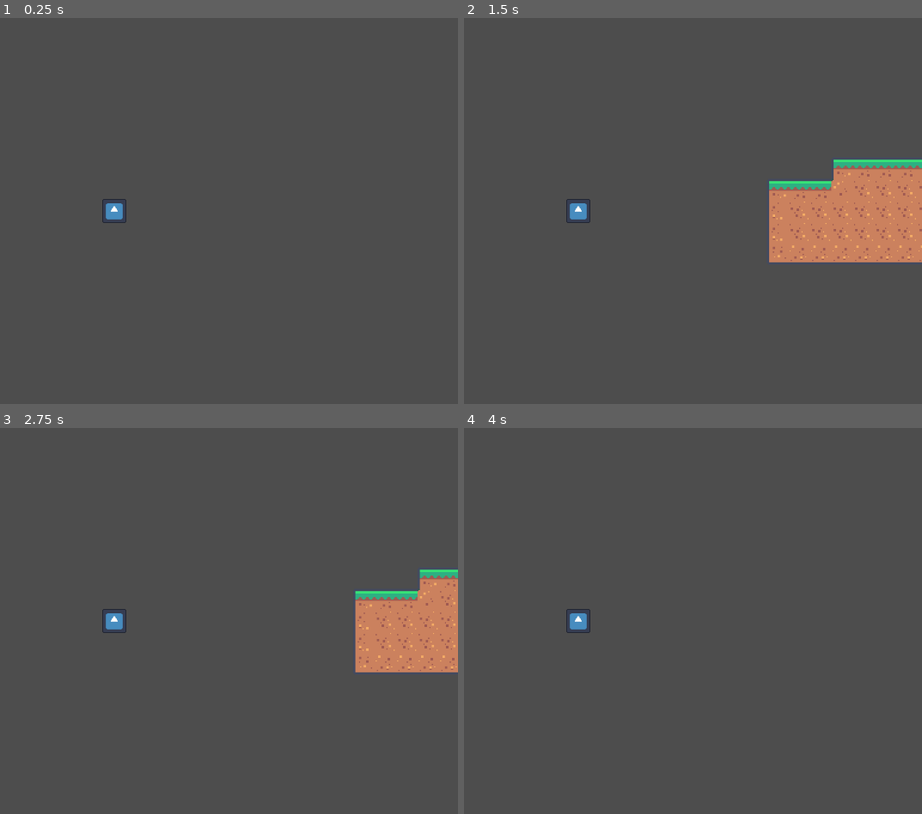
Above: before the commit, frames 1-4 (two rows, left to right).
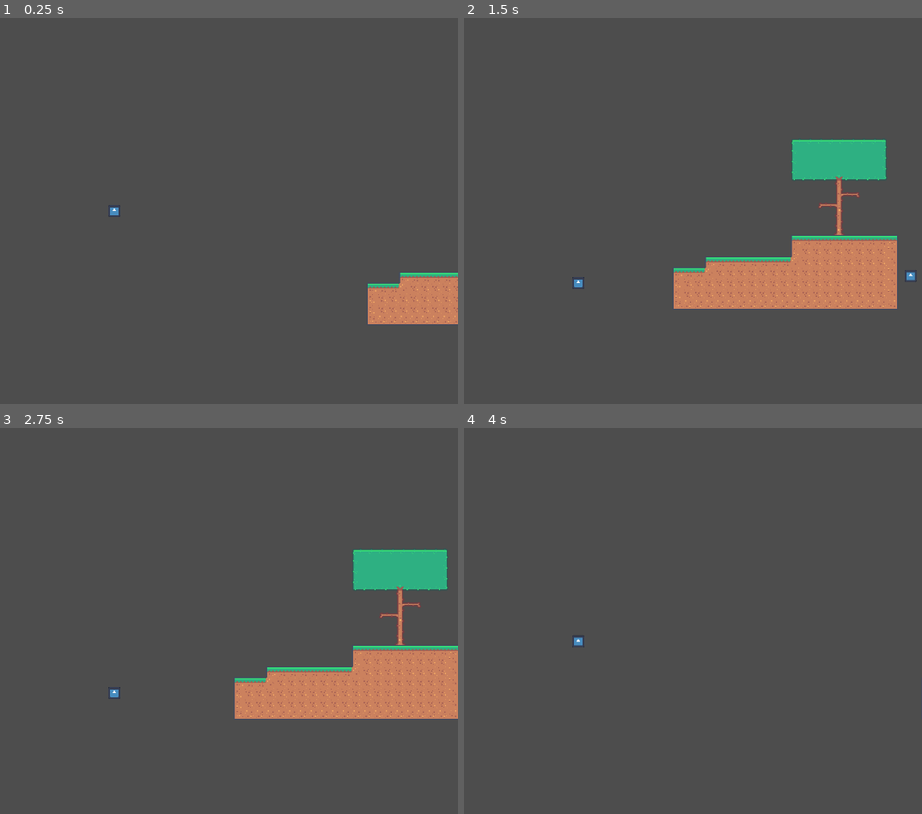
Above: after the commit, the same moments.

Repository: ThatMysticShadow/Plug-n-Play-F24
Game: Godot game, scene res://base/game/level/test_environment.tscn
The game is run twice, just before and just after one commit, with the same random seed, the same clock (stepped at 60 frames per second) and the same inputs. The project has no main scene, so this scene is started directly. The engine's default icon, where the game draws it, is replaced by a stand-in: a white triangle on a blue panel in a dark square.
Inputs:
- Up to frame 1 (0.25 s): no input
- Up to frame 2 (1.5 s): hold D (player_right) from 0.53 s (still down); tap Space (player_jump) at 0.77 s
- Up to frame 3 (2.75 s): tap Space (player_jump) at 1.52 s; release D (player_right) at 2.03 s; hold A (player_left) from 2.03 s (still down)
- Up to frame 4 (4 s): release A (player_left) at 2.78 s; hold D (player_right) from 2.78 s (still down); tap Space (player_jump) at 3.02, 3.77 s

The runs differ from the first frame. In frame 1, 2.6% of the frame differs, in the area x 22-100%, y 46-80%; in frame 2, 15%, in the area x 22-100%, y 31-76%; in frame 3, 12%; in frame 4, 0.3%.

Commit message:
Added bounds to the player camera

Diff:
--- a/base/game/level/test_environment.tscn
+++ b/base/game/level/test_environment.tscn
@@ -1,8 +1,9 @@
-[gd_scene load_steps=5 format=4 uid="uid://dl58qldrbrnkn"]
+[gd_scene load_steps=6 format=4 uid="uid://dl58qldrbrnkn"]
 
 [ext_resource type="PackedScene" uid="uid://xb5i5ynpctpq" path="res://base/game/player/player.tscn" id="1_uj18h"]
 [ext_resource type="PackedScene" uid="uid://bipl7yj7vdf1m" path="res://base/game/level/level_end_marker.tscn" id="2_ae8rh"]
 [ext_resource type="TileSet" uid="uid://bfn4lqenq81v" path="res://base/assets/kenney_tileset.tres" id="3_00ld1"]
+[ext_resource type="Script" path="res://base/game/player/player_follow_camera.gd" id="4_eyu5g"]
 
 [sub_resource type="RectangleShape2D" id="RectangleShape2D_7og8x"]
 size = Vector2(1172, 20)
@@ -16,6 +17,7 @@
 shape = SubResource("RectangleShape2D_7og8x")
 
 [node name="Player" parent="." instance=ExtResource("1_uj18h")]
+unique_name_in_owner = true
 position = Vector2(279, 386)
 max_horizontal_speed = 300.0
 acceleration = 2000.0
@@ -30,3 +32,8 @@
 [node name="TileMapLayer" type="TileMapLayer" parent="."]
 tile_map_data = PackedByteArray("AAA7ACQAAAADAAcAAAA7ACMAAAADAAYAAAA7ACIAAAADAAYAAAA7ACEAAAADAAYAAAA7ACAAAAADAAYAAAA7AB …(2592 unchanged characters)…
 tile_set = ExtResource("3_00ld1")
+
+[node name="PlayerFollowCamera" type="Camera2D" parent="."]
+script = ExtResource("4_eyu5g")
+max_x = 1000.0
+max_y = 500.0
--- a/base/game/player/player.tscn
+++ b/base/game/player/player.tscn
@@ -15,6 +15,3 @@
 
 [node name="CollisionShape2D" type="CollisionShape2D" parent="."]
 shape = SubResource("RectangleShape2D_md56h")
-
-[node name="Camera2D" type="Camera2D" parent="."]
-zoom = Vector2(2, 2)
--- /dev/null
+++ b/base/game/player/player_follow_camera.gd
@@ -0,0 +1,21 @@
+extends Camera2D
+## This camera dynamically follows the player and can be configured to fixed level
+## bounds. You should not need to modify this code, HOWEVER, you can dynamically change the
+## minimum and maximum bounds of a player follow camera in code if you wanted to.
+class_name PlayerFollowCamera
+
+@export_category("Camera Bounds")
+@export var min_x: float
+@export var min_y: float
+@export var max_x: float
+@export var max_y: float
+
+# Called when the node enters the scene tree for the first time.
+func _ready():
+	pass # Replace with function body.
+
+
+# Called every frame. 'delta' is the elapsed time since the previous frame.
+func _process(delta):
+	position.x = clampf(%Player.global_position.x, min_x, max_x)
+	position.y = clampf(%Player.global_position.y, min_y, max_y)
